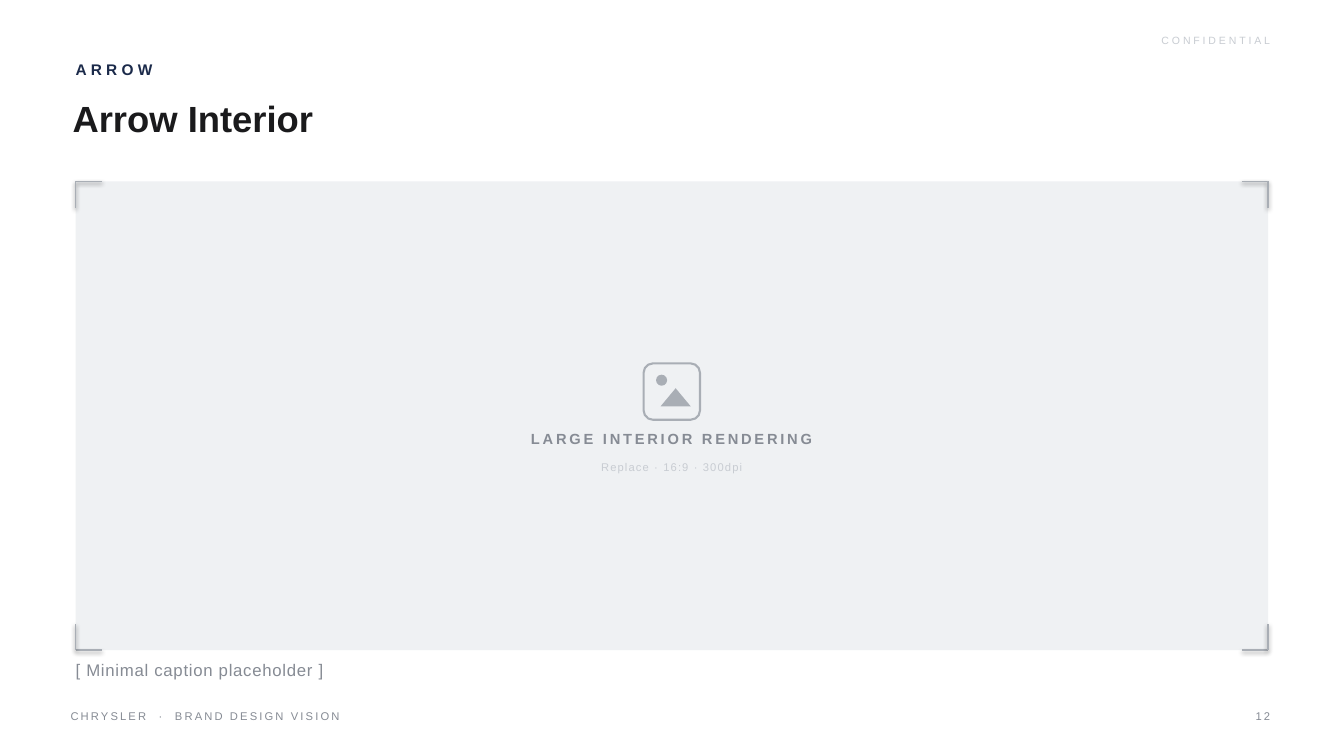
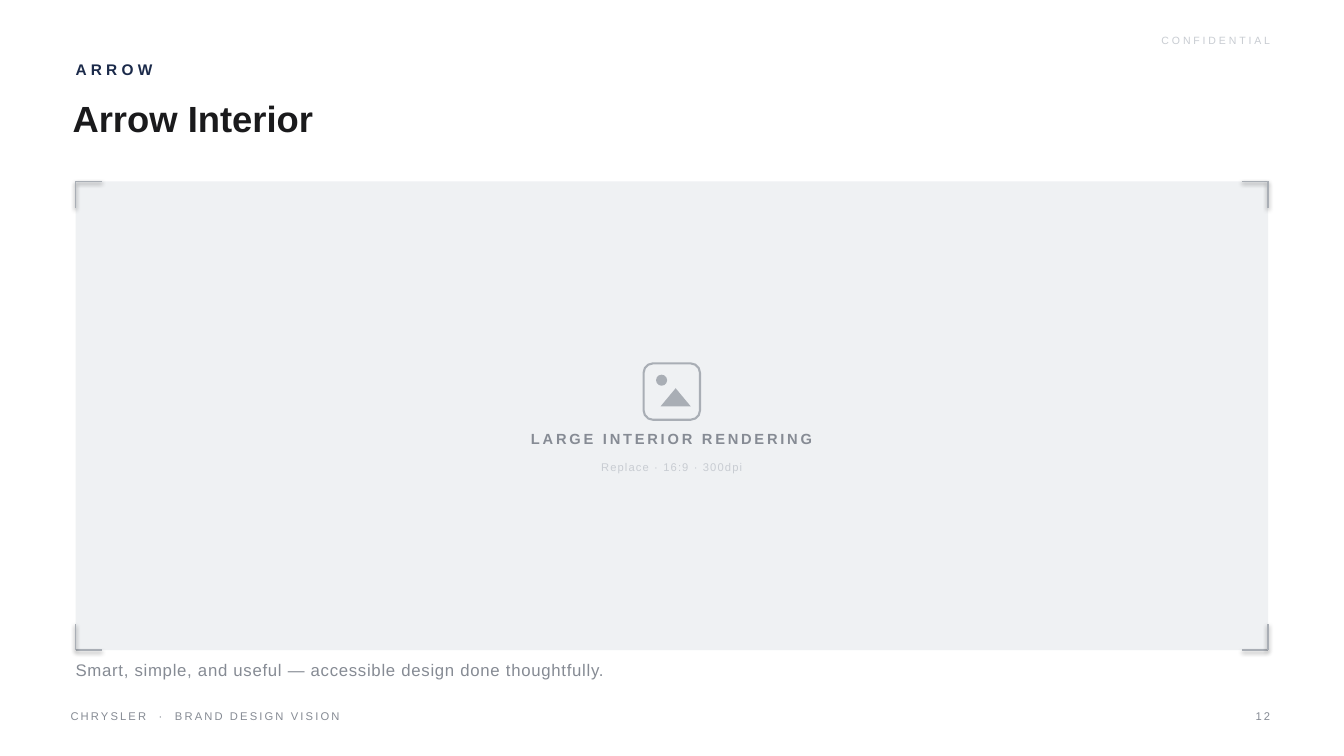
Before and after one commit to LG-Succe55/CLAUDE, a slide deck: slide 12 of Chrysler_Brand_Design_Vision.pptx. Drawn at 1344x756 pixels with LibreOffice and Linux fonts; fonts in the diff are those of the drawing. Boxes give left, top, right and bottom in pixels: in the first picture for what was removed or moved away, otherwise in the second. Text is boxed around its words. In the diff, an @@ line names an element or a change of style, - is before the commit and + after.

```diff
--- a/Chrysler_Brand_Design_Vision.pptx
+++ b/Chrysler_Brand_Design_Vision.pptx
@@ text at bbox=[76, 664, 604, 680]: text changed @@
-[ Minimal caption placeholder ]
+Smart, simple, and useful — accessible design done thoughtfully.
```
Also in this commit, not shown: 13 other slides changed, 1 other file.
